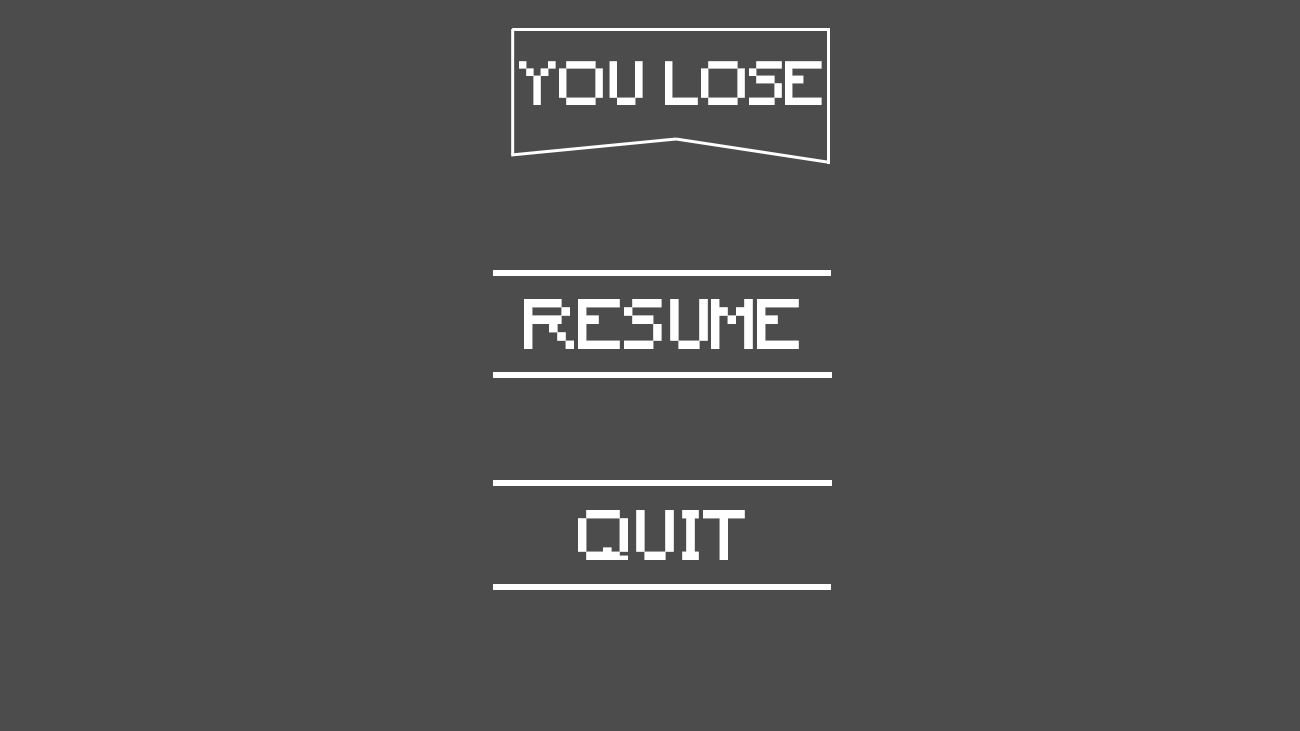
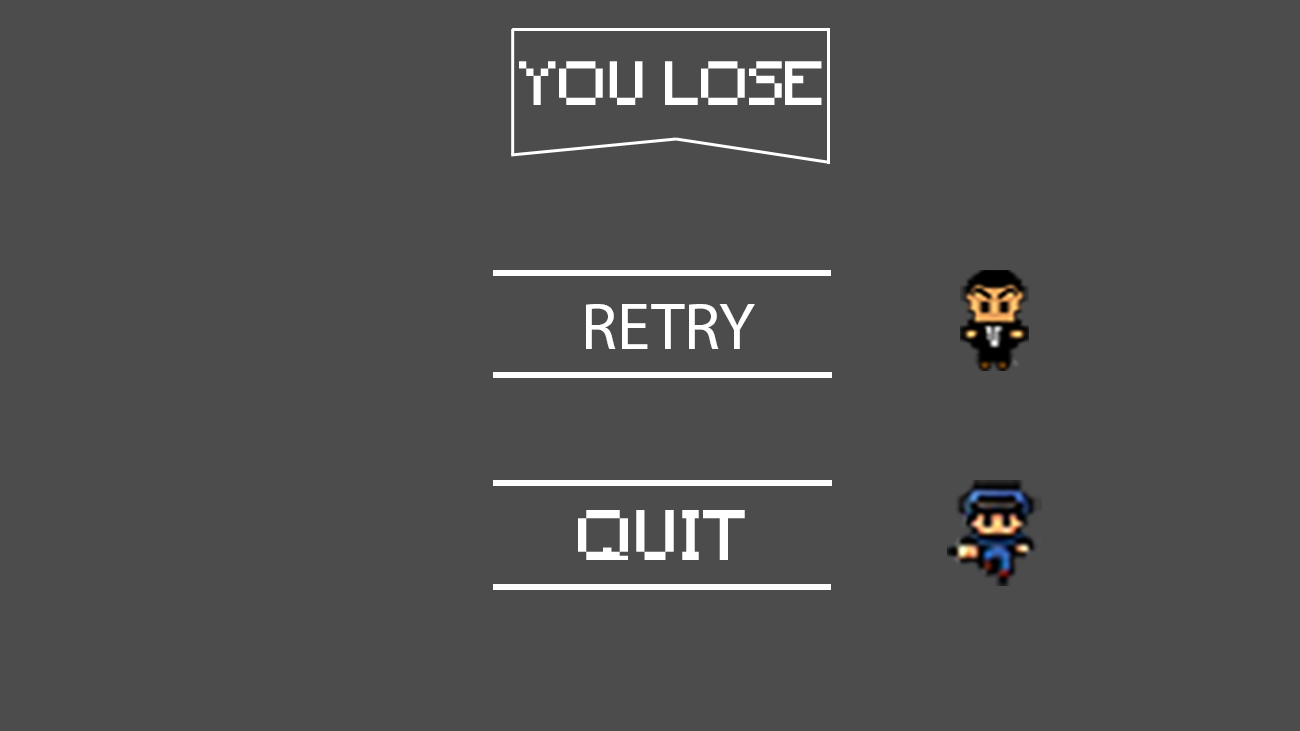
Revision of a layered 1300×731 image; what changed, layer by layer:
renamed "RESUME" to "RETRY", painted on it over [524, 299, 799, 349]
added layer "cop_face" above "carlos_face_stopover" over [947, 480, 1042, 586]
added layer "carlos_face_stopover" above "Calque 1" over [960, 270, 1029, 371]
